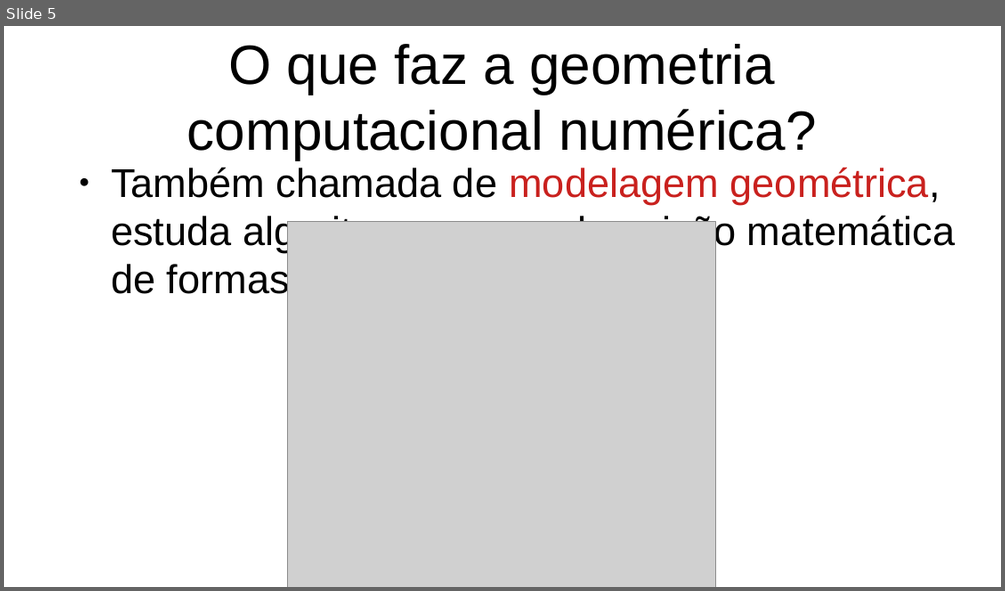
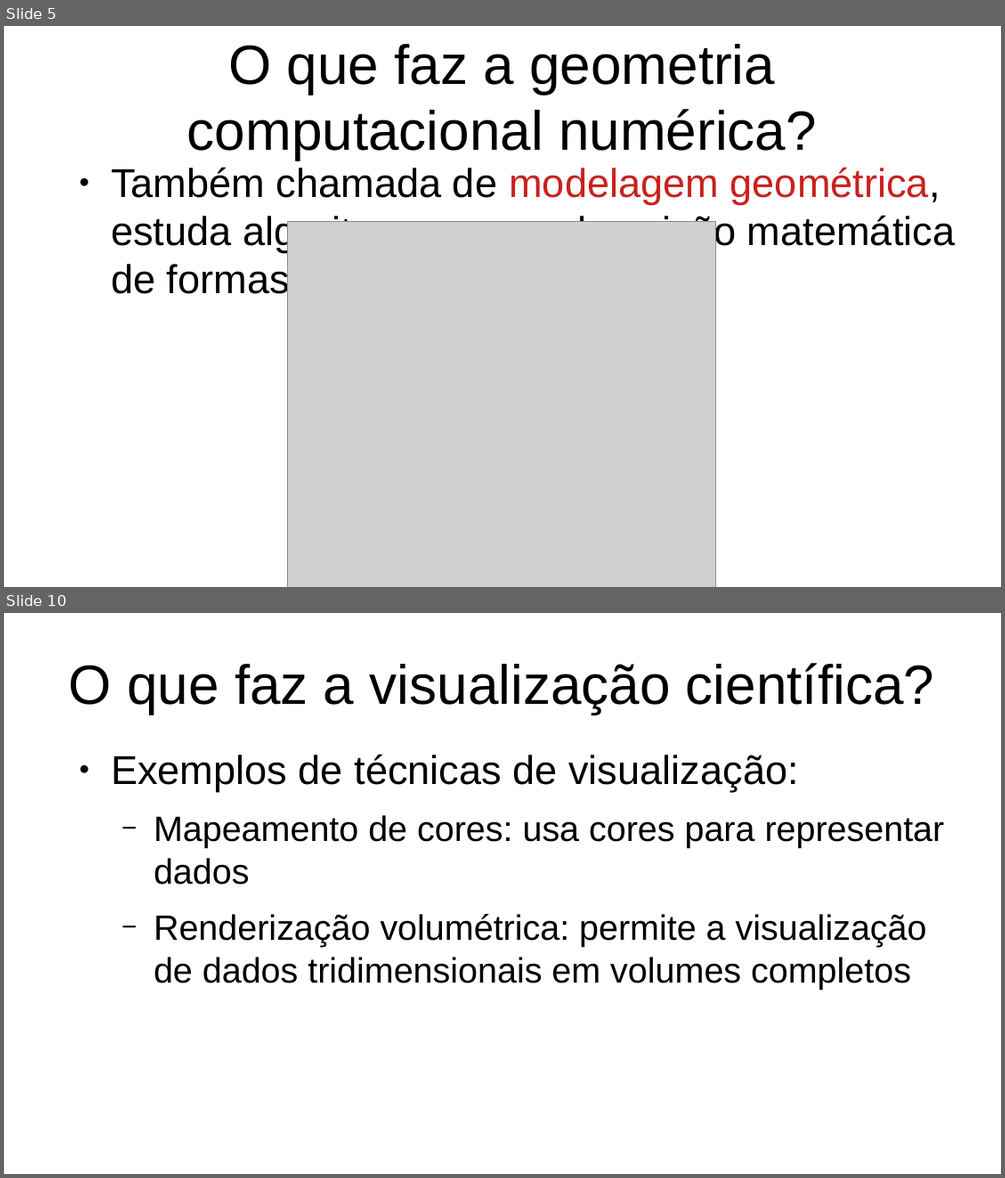
Before and after one commit to gcgfurb/CG_2024-2_not_equipe-01, a slide deck: Unidade1/slides.odp. Shown one above the other, each under a label of ours: slide 5 before the commit, slides 5 and 10 after it; the slides between them are not shown. The pictures are 1005x591 and 1005x1178 pixels, drawn with LibreOffice and Linux fonts; fonts in the diff are those of the drawing; grey boxes stand for pictures. Boxes give left, top, right and bottom in pixels: in the first picture for what was removed or moved away, otherwise in the second. Text is boxed around its words. In the diff, an @@ line names an element or a change of style, - is before the commit and + after.

```diff
--- a/Unidade1/slides.odp
+++ b/Unidade1/slides.odp
@@ slide 10 added at bbox=[4, 613, 1001, 1174], background #FFFFFF @@
@@ title added at bbox=[69, 663, 934, 714], 44 pt, text #000000 @@
+O que faz a visualização científica?
@@ text added at bbox=[111, 754, 945, 989], 28 pt, text #000000 @@
+● Exemplos de técnicas de visualização:
+  − Mapeamento de cores: usa cores para representar dados
+  − Renderização volumétrica: permite a visualização de dados tridimensionais em volumes completos
```
Also in this commit, not shown: 5 other slides added, 2 other files.
